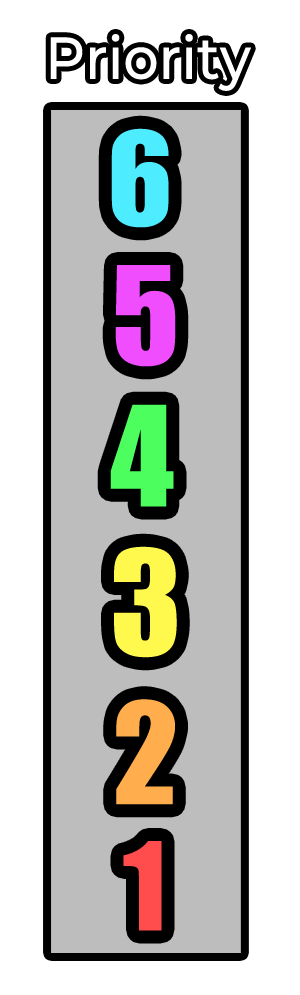
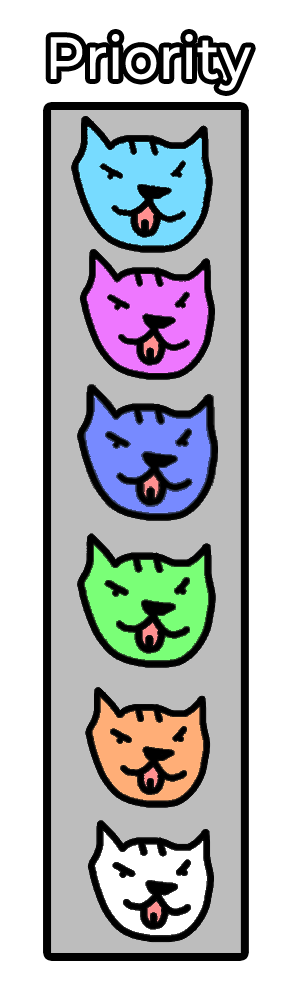
Comparing the layer stacks of the two 300×995 images. Changes:
added group "dog" (1st of 7) with 6 layers above "numbers" over left=71, top=116, right=218, bottom=942
added layer "dog" (2nd of 7, in "dog") in group "dog" over left=71, top=116, right=213, bottom=253
added layer "dog" (3rd of 7, in "dog") in group "dog" over left=80, top=249, right=215, bottom=380
added layer "dog" (4th of 7, in "dog") in group "dog" over left=77, top=384, right=218, bottom=521
added layer "dog" (5th of 7, in "dog") in group "dog" over left=77, top=533, right=216, bottom=668
added layer "dog" (6th of 7, in "dog") in group "dog" over left=85, top=687, right=210, bottom=808
added layer "dog" (7th of 7, in "dog") in group "dog" over left=88, top=820, right=214, bottom=942
hid group "numbers" (6 layers) over left=110, top=128, right=177, bottom=931
